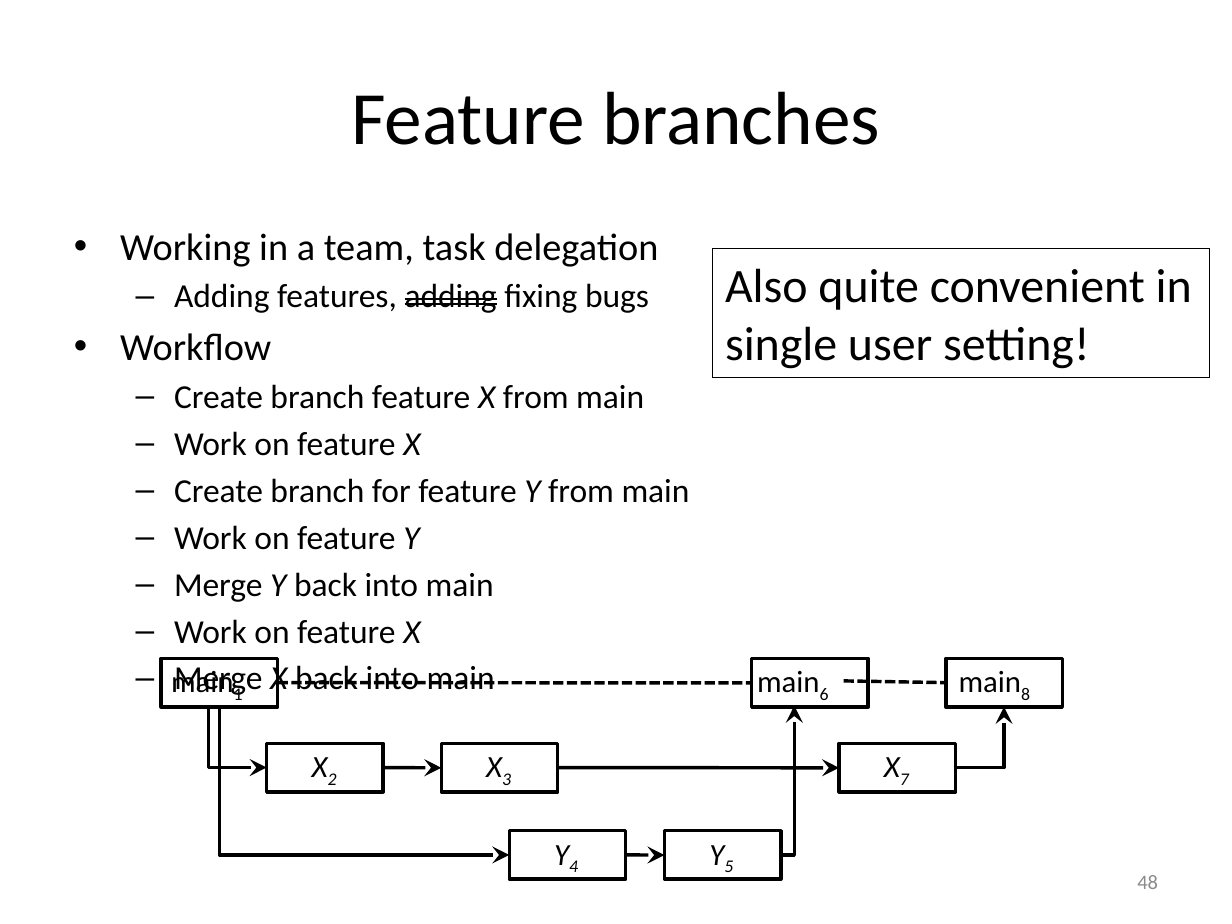
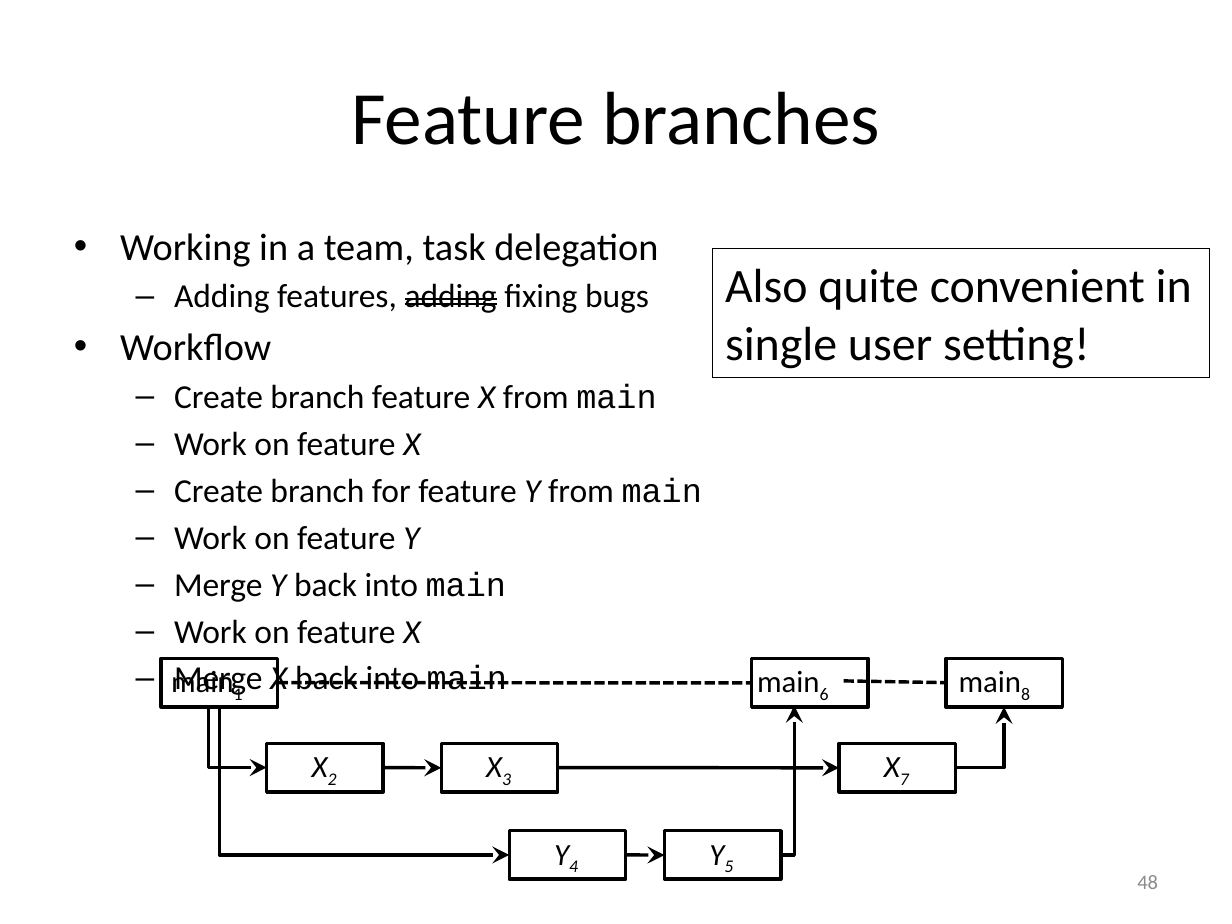
Before and after one commit to gjbex/Version-control-with-git, a slide deck: slide 48 of version_control_git.pptx. Drawn at 1232x924 pixels with LibreOffice and Linux fonts; fonts in the diff are those of the drawing. Boxes give left, top, right and bottom in pixels: in the first picture for what was removed or moved away, otherwise in the second. Text is boxed around its words. In the diff, an @@ line names an element or a change of style, - is before the commit and + after.

Commit message:
Fix fonts for branch names

```diff
--- a/version_control_git.pptx
+++ b/version_control_git.pptx
@@ text at box(174, 384, 702, 698): font Calibri to Courier New in "main", "main", "main", "main" @@
```
Also in this commit, not shown: 5 other slides changed.
